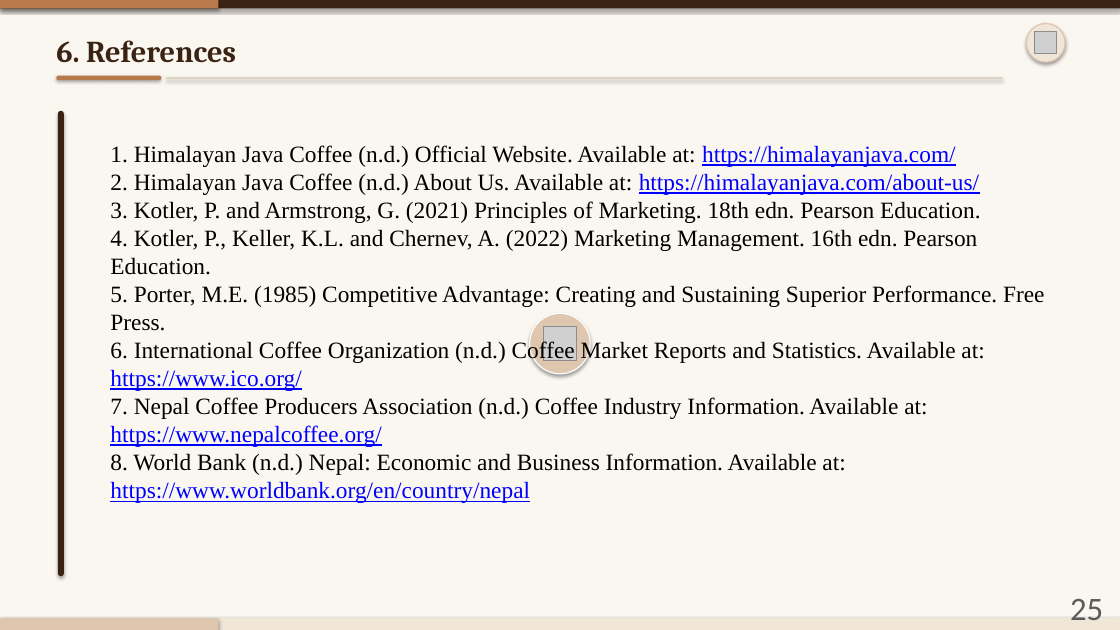
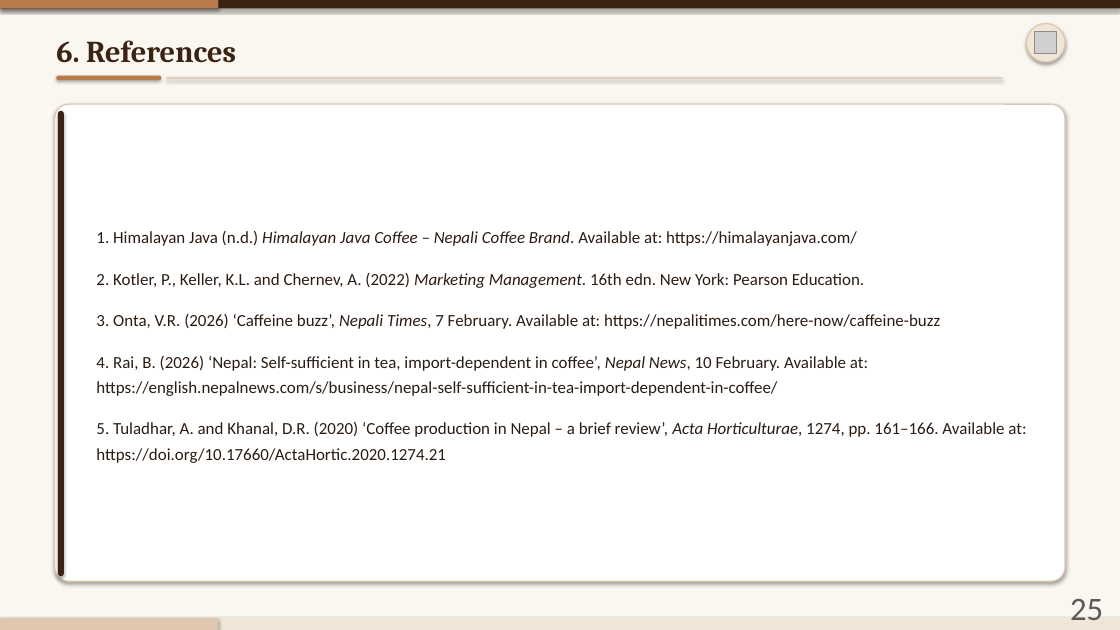
Before and after one commit to AV248/temp, a slide deck: slide 25 of Himalayan_Java_Presentation_Numbered.pptx. Drawn at 1120x630 pixels with LibreOffice and Linux fonts; fonts in the diff are those of the drawing; grey boxes stand for pictures. Boxes give left, top, right and bottom in pixels: in the first picture for what was removed or moved away, otherwise in the second. Text is boxed around its words. In the diff, an @@ line names an element or a change of style, - is before the commit and + after.

Commit message:
Humanize Himalayan_Java_Presentation_Numbered.pptx, fix Slide 12 & 25, and clean metadata

```diff
--- a/Himalayan_Java_Presentation_Numbered.pptx
+++ b/Himalayan_Java_Presentation_Numbered.pptx
@@ rounded rectangle added at (x1=55, y1=104, x2=1065, y2=581), fill #FFFFFF, outline #DFC6AE 1 pt @@
@@ text "1. Himalayan Java (n.d.) Himalayan ..." at (x1=96, y1=231, x2=1026, y2=463): vertical alignment top to middle @@
@@ text at (x1=96, y1=231, x2=1026, y2=463): text changed; size 20 to 14.5 pt; font Times New Roman to Calibri; text colour #000000 to #2B1C13 @@
-1. Himalayan Java Coffee (n.d.) Official Website. Available at: https://himalayanjava.com/
-2. Himalayan Java Coffee (n.d.) About Us. Available at: https://himalayanjava.com/about-us/
-3. Kotler, P. and Armstrong, G. (2021) Principles of Marketing. 18th edn. Pearson Education.
-4. Kotler, P., Keller, K.L. and Chernev, A. (2022) Marketing Management. 16th edn. Pearson Education.
-5. Porter, M.E. (1985) Competitive Advantage: Creating and Sustaining Superior Performance. Free Press.
-6. International Coffee Organization (n.d.) Coffee Market Reports and Statistics. Available at: https://www.ico.org/
-7. Nepal Coffee Producers Association (n.d.) Coffee Industry Information. Available at: https://www.nepalcoffee.org/
-8. World Bank (n.d.) Nepal: Economic and Business Information. Available at: https://www.worldbank.org/en/country/nepal
+1. Himalayan Java (n.d.) Himalayan Java Coffee – Nepali Coffee Brand. Available at: https://himalayanjava.com/
+2. Kotler, P., Keller, K.L. and Chernev, A. (2022) Marketing Management. 16th edn. New York: Pearson Education.
+3. Onta, V.R. (2026) ‘Caffeine buzz’, Nepali Times, 7 February. Available at: https://nepalitimes.com/here-now/caffeine-buzz
+4. Rai, B. (2026) ‘Nepal: Self-sufficient in tea, import-dependent in coffee’, Nepal News, 10 February. Available at: https://english.nepalnews.com/s/business/nepal-self-sufficient-in-tea-import-dependent-in-coffee/
+5. Tuladhar, A. and Khanal, D.R. (2020) ‘Coffee production in Nepal – a brief review’, Acta Horticulturae, 1274, pp. 161–166. Available at: https://doi.org/10.17660/ActaHortic.2020.1274.21
@@ ellipse removed at (x1=530, y1=313, x2=591, y2=374) @@
@@ picture removed at (x1=543, y1=327, x2=576, y2=360) @@
```
Also in this commit, not shown: 21 other slides changed, 1 slide added, 1 slide removed.
